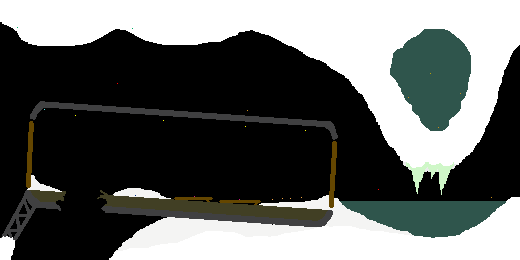
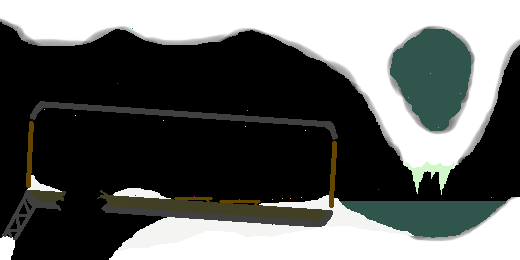
Layers edited between the first and the second 520x260 image:
painted on "horizontalobservatory.png copy" over box(0, 17, 520, 242)
